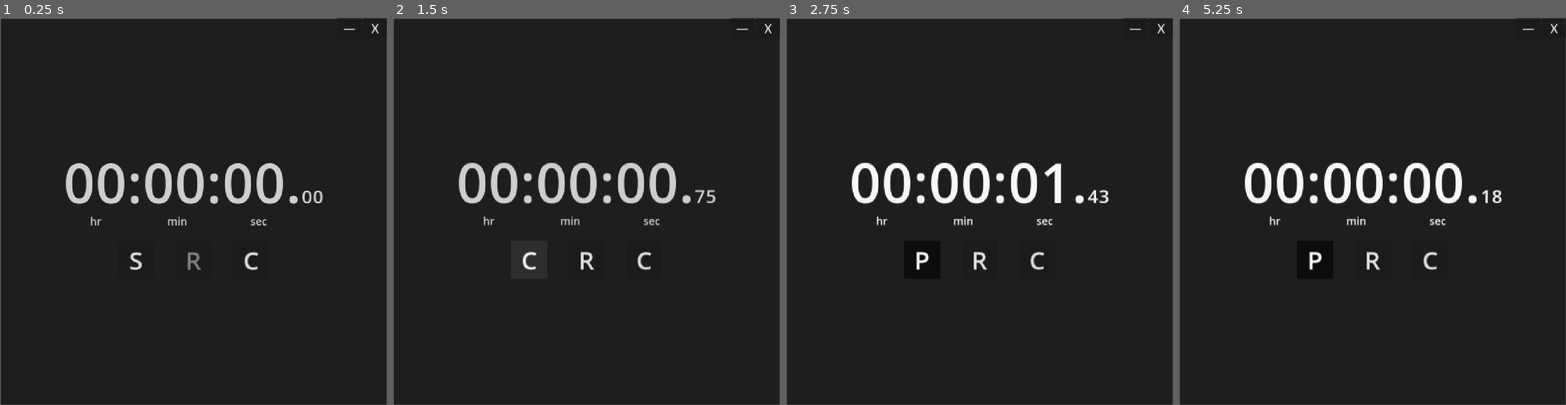
Above: before the commit, frames 1-4 (left to right).
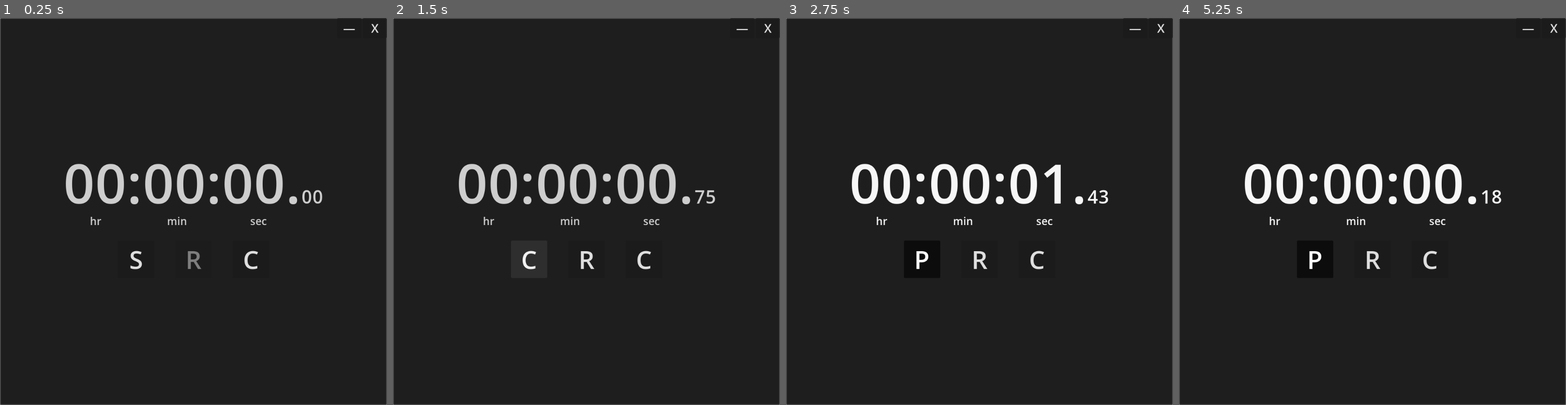
Above: after the commit, the same moments.

Repository: LiteFeather1/ltf-stopwatch
Game: Godot game, scene res://main.tscn
The game is run twice, just before and just after one commit, with the same random seed, the same clock (stepped at 60 frames per second) and the same inputs.
Inputs:
- Up to frame 1 (0.25 s): no input
- Up to frame 2 (1.5 s): click "S" at 0.5 s; click "P" at 1.25 s
- Up to frame 3 (2.75 s): click "C" at 2 s
- Up to frame 4 (5.25 s): click "R" at 2.75 s; click "C" at 3.5 s; click "—" at 4.25 s; click "S" at 5 s

The runs differ from the first frame. In frame 1, 1.2% of the frame differs, in the area x 0-100%, y 0-100%; in frame 2, 1.4%; in frame 3, 1.4%; in frame 4, 1.5%.

Commit message:
Changed the mode to viewport which results in crispier fonts

Diff:
--- a/main.tscn
+++ b/main.tscn
@@ -73,6 +73,7 @@
 offset_bottom = 175.5
 grow_horizontal = 2
 grow_vertical = 2
+pivot_offset = Vector2(347, 175)
 
 [node name="chrome" parent="." instance=ExtResource("4_uv45h")]
 layout_mode = 1
--- a/project.godot
+++ b/project.godot
@@ -25,7 +25,7 @@
 window/size/borderless=true
 window/size/window_width_override=512
 window/size/window_height_override=512
-window/stretch/mode="canvas_items"
+window/stretch/mode="viewport"
 window/stretch/aspect="expand"
 
 [filesystem]
